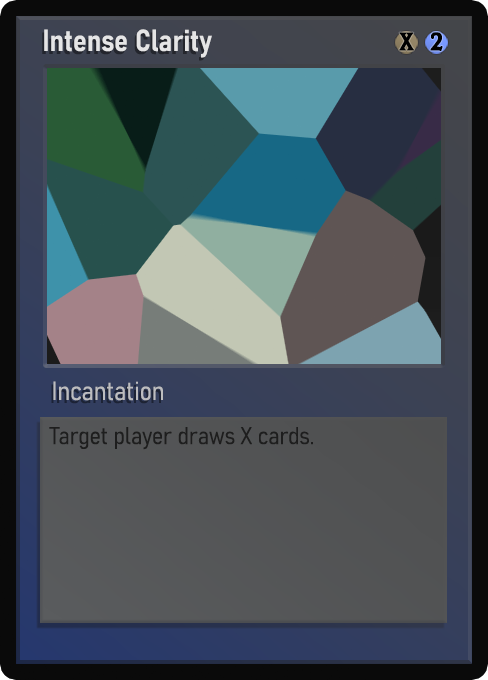
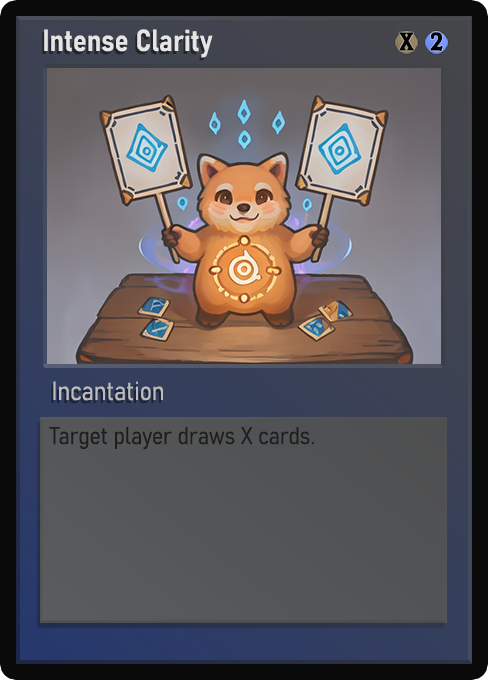
The second w=488, h=680 image is a revision of the first. Changes to its layers:
painted on "Name" over [61, 29, 213, 58]
painted on "Class" over [72, 386, 151, 401]
painted on "Desc_norm" over [61, 427, 314, 450]
painted on "Artwork" over [47, 68, 441, 364]
